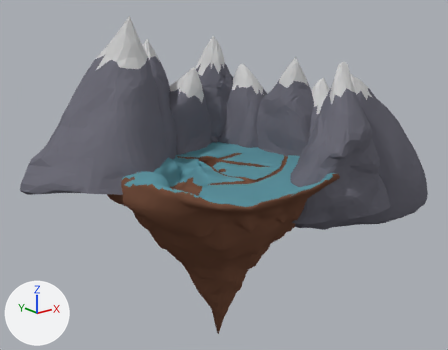
Renders of the Blender file HiddenHarmony/Assets/Models/Hub/world.blend from each side of a commit.
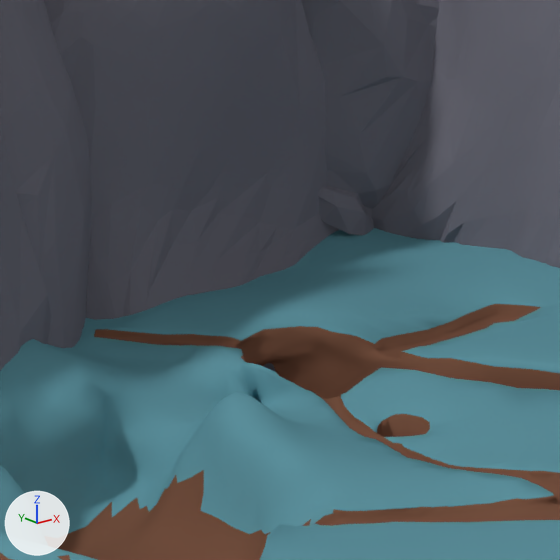
The first picture shows the older version from a camera (50 mm lens) standing at (-958.0, -1378.0, 416.0) and looking at (70.0, -93.0, -98.0). The close-ups show both versions on the part from 36% to 55% of the width and 31% to 54% of the height of that picture; other places that the commit changed are outside them. Arrows for +X, +Y and +Z are at lower left; the lights stay in place.

The first close-up shows 'Island', 'mountain', 'mountain.001', 'mountain.002', 'mountain.007', 'mountain.009'.
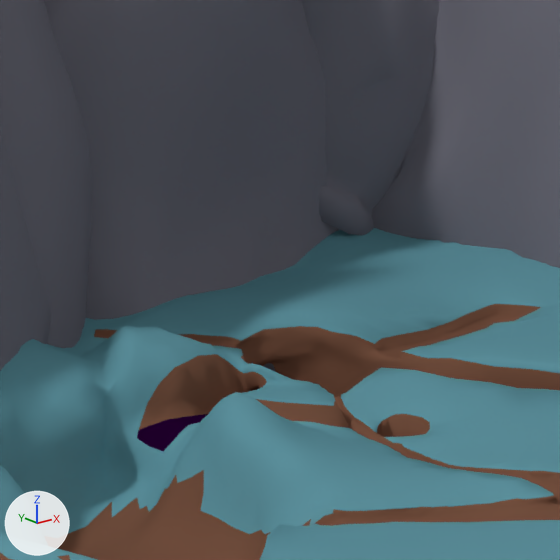
Location of each change, [x1, y1, x2, y2] in pixels of the close-ups (560 x 560 px; the box of a moved part takes in the faces that stretch with it):
part 1 of me_sphere, moved or reshaped: before [82, 345, 389, 457]; after [78, 325, 389, 457]
part 2 of me_sphere, recoloured (cyan to brown): before [140, 369, 349, 430]; after [139, 354, 349, 430]
part 3 of me_sphere, recoloured: before [138, 414, 208, 451]; after [137, 414, 208, 451]

Edits to the bpy script that builds the scene:
```text
Add mat_cave:
    mat_cave = diffuse_material('cave')
    mat_cave.base_color = (0.0151, 0.0, 0.0254)  # dark purple #21002c
Change me_sphere:
    used by ob_island; location = (-13.4, -184.0, -23.8); rotation_euler = (0.0274, 0.00553, -0.0113), in degrees (1.6, 0.3, -0.6); scale = (170.0, 149.0, 117.0)
    remove me_sphere.from_pydata(...)  # 9142 vertices, 18122 faces, 4 loose edges; spans x -1.77..1.81, y -2.26..1.86, z -4.31..0.32
    add me_sphere.from_pydata(...)  # 9170 vertices, 18166 faces, 4 loose edges; spans x -1.77..1.81, y -2.26..1.86, z -4.31..0.32
    me_sphere part 1: 257 vertices moved from x -0.59..-0.15, y -0.31..0.48, z -0.18..0.04 to x -0.59..-0.15, y -0.31..0.48, z -0.18..0.14; 17 vertices removed from x -0.53..-0.22, y 0.0..0.24, z -0.13..0.0; 45 vertices added at x -0.54..-0.21, y 0.02..0.26, z -0.16..-0.01
    me_sphere part 2: 131 faces spanning x -0.58..-0.14, y -0.14..0.24, z -0.18..0.06 switch from mat_linkgreen (cyan #5f94a0) to mat_darkbrown (brown #75513f)
    me_sphere part 3: 60 faces spanning x -0.59..-0.24, y 0.07..0.22, z -0.18..-0.1 switch from mat_linkgreen (cyan #5f94a0) to mat_cave (dark purple #21002c)
```
